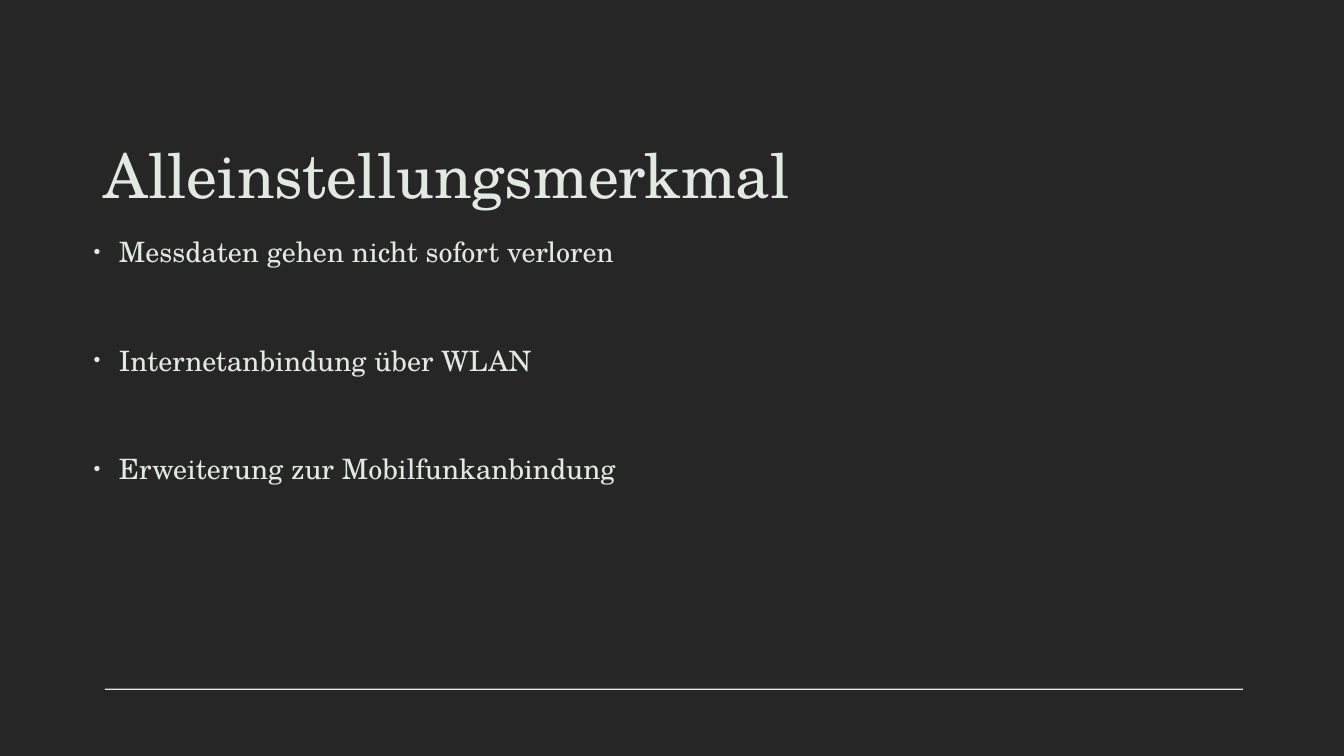
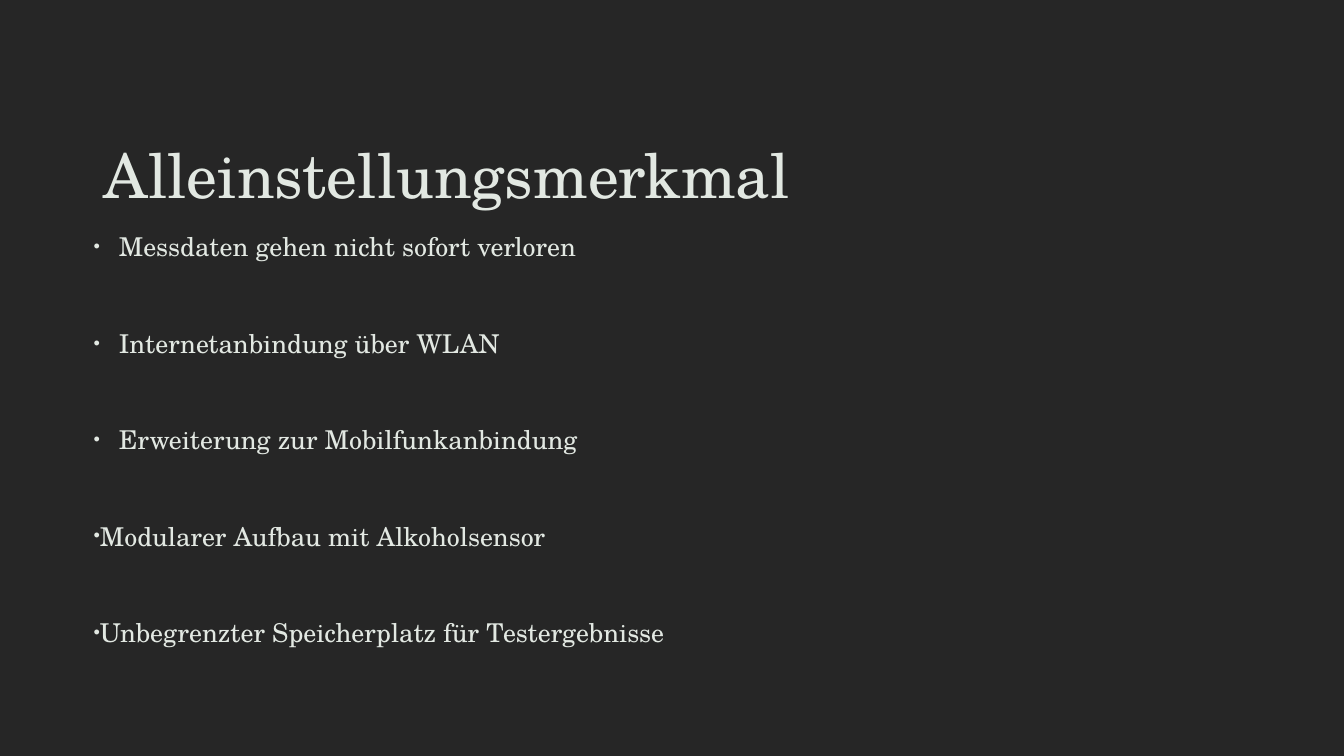
Before and after one commit to B4ldur-ts/smart-booze, a slide deck: slide 13 of Smartbooze_Pitch_Deck.pptx (slide 11 before the commit). Drawn at 1344x756 pixels with LibreOffice and Linux fonts; fonts in the diff are those of the drawing. Boxes give left, top, right and bottom in pixels: in the first picture for what was removed or moved away, otherwise in the second. Text is boxed around its words. In the diff, an @@ line names an element or a change of style, - is before the commit and + after.

```diff
--- a/Smartbooze_Pitch_Deck.pptx
+++ b/Smartbooze_Pitch_Deck.pptx
@@ text at (119, 237, 578, 455): size 20 to 18.5 pt in "Messdaten gehen nicht sofort verloren", "Internetanbindung über WLAN", "Erweiterung zur Mobilfunkanbindung"; line spacing 1.2 to 1.1 @@
@@ text at (100, 527, 664, 648): paragraphs added @@
+• Modularer Aufbau mit Alkoholsensor
+• Unbegrenzter Speicherplatz für Testergebnisse
@@ line removed from (105, 690) to (1243, 690) @@
```
Also in this commit, not shown: 11 other slides changed, 3 slides added, 1 slide removed.
